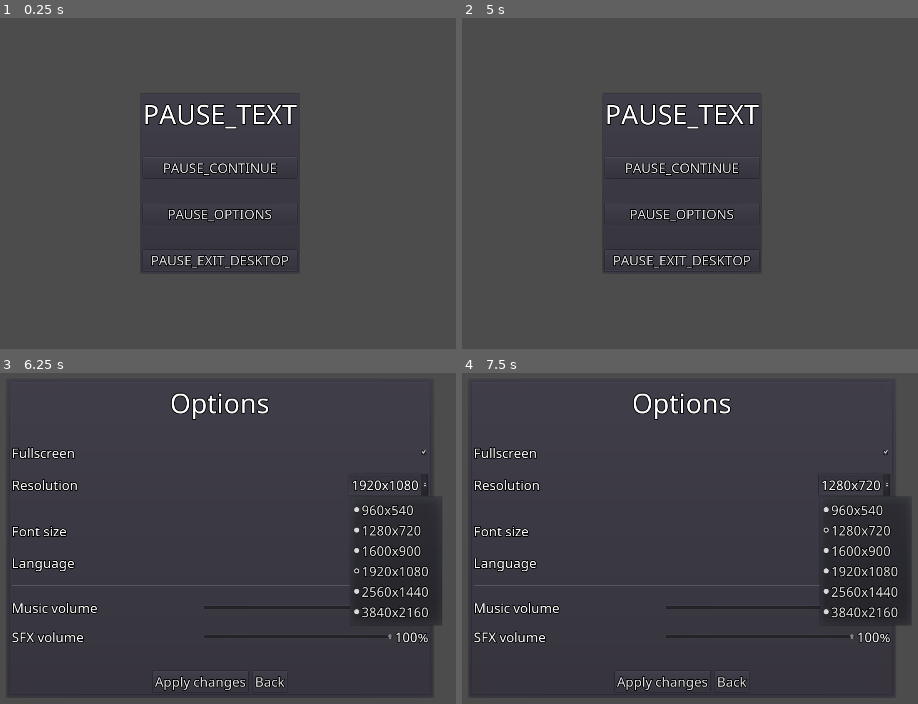
Above: before the commit, frames 1-4 (two rows, left to right).
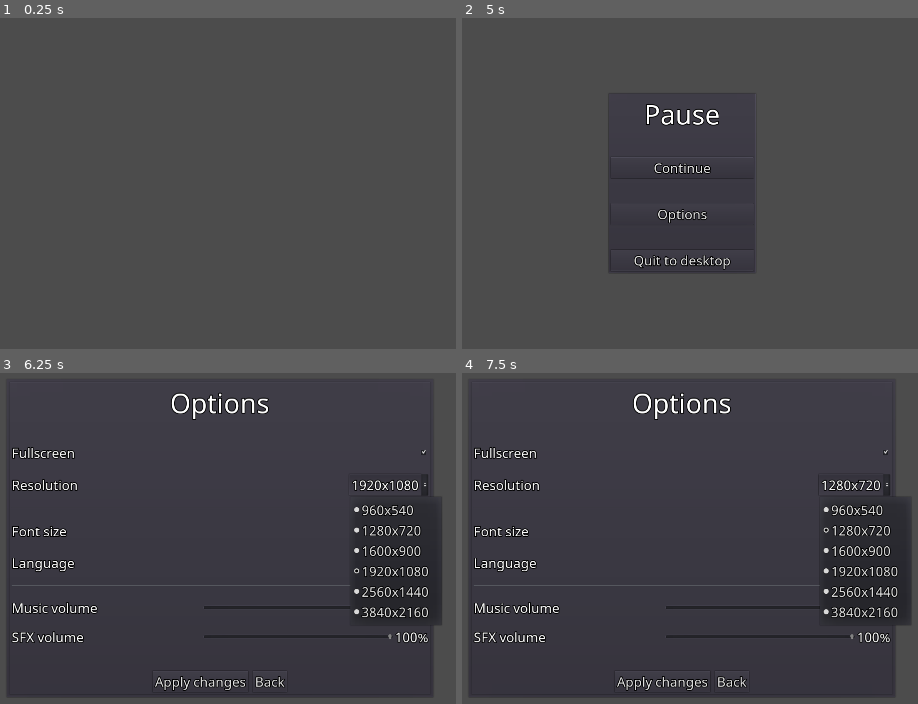
Above: after the commit, the same moments.

Repository: prsaseta/godot-3-starter-template
Game: Godot game, scene res://UI/PauseMenu/PauseMenu.tscn
Two runs of this game, one before a commit and one after it. Both use one fixed random seed, a clock stepped at 60 frames per second and the inputs below. The project has no main scene, so this scene is started directly.
Inputs (mouse positions are in pixels of both pictures, inside the frame that each line leads up to):
- Up to frame 1 (0.25 s): no input
- Up to frame 2 (5 s): click (680, 166) at 0.5 s, where only the run before the commit has a clickable "PAUSE_CONTINUE"; tap Enter at 1.25, 2.75, 4.25 s; tap Space at 2, 3.5 s; tap Escape (pause) at 4.9 s
- Up to frame 3 (6.25 s): click "PAUSE_OPTIONS" (after the commit: "Options") at 5 s; click "1920x1080" at 5.75 s
- Up to frame 4 (7.5 s): click "32" at 6.5 s; click "1280x720" at 7.25 s

The runs differ from the first frame. In frame 1, 3.6% of the frame differs, in the area x 31-66%, y 25-77%; in frame 2, 3.2%; in frame 3, less than 0.1%; in frame 4, less than 0.1%.
Error before the commit: Attempt to call function 'connect' in base 'null instance' on a null instance. (res://UI/PauseMenu/PauseMenu.gd:11)

Commit message:
Pause menu fixes

Diff:
--- a/Locale/locale_base.csv
+++ b/Locale/locale_base.csv
@@ -15,3 +15,8 @@
 OPTIONS_SFX_HINT,"Percentage of volume sound effects will be played at.","Porcentaje de volumen al que se reproducirán los efectos de sonido."
 OPTIONS_APPLY,"Apply changes","Aplicar cambios"
 OPTIONS_CANCEL,"Back","Volver"
+,,
+PAUSE_TEXT,"Pause","Pausa"
+PAUSE_CONTINUE,"Continue","Continuar"
+PAUSE_OPTIONS,"Options","Opciones"
+PAUSE_EXIT_DESKTOP,"Quit to desktop","Salir al escritorio"
--- a/UI/PauseMenu/PauseMenu.gd
+++ b/UI/PauseMenu/PauseMenu.gd
@@ -3,7 +3,7 @@
 signal pause_menu_opened
 signal pause_menu_closed
 
-onready var cancel_button_settings = $OptionsMenu/VBC/CancelButton
+onready var cancel_button_settings = $OptionsMenu.cancel_button
 onready var options_menu = $OptionsMenu
 onready var pause_container = $PauseVBoxContainer
 
